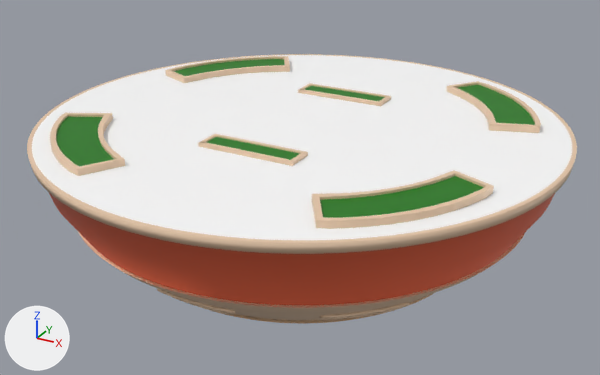
Renders of the Blender file Assets/kamilookout.blend from each side of a commit.
Rendered twice from a camera (50 mm lens) standing at (182.0, -333.0, 132.0) and looking at (-3.0, 3.0, -37.0). Every picture has the same lights, and +X, +Y and +Z are marked at lower left.
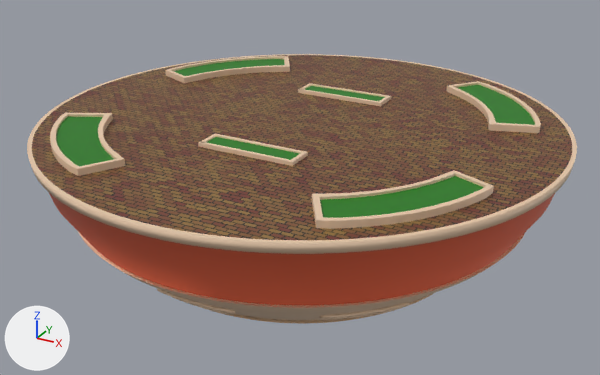
What differs and where, as boxes (x1, y1, x2, y2) in the pictures (600 x 375 px):
'Cylinder', surface changed (white to brown)
    both: (28, 54, 576, 244)

The change, as a list of edits to the scene's bpy script:
```text
Change mat_material_005:
    where n0 = _N.new('ShaderNodeBsdfPrincipled'); n0.name = 'Principled BSDF'
    remove n0.inputs[0].default_value = (1.0, 1.0, 1.0, 1.0)  # 'Base Color', white #ffffff
    add n2 = _N.new('ShaderNodeTexBrick'); n2.name = 'Brick Texture'
    add n2.inputs[1].default_value = (0.284, 0.167, 0.044, 1.0)  # 'Color1', brown #91723b
    add n2.inputs[2].default_value = (0.161, 0.0298, 0.0218, 1.0)  # 'Color2', dark red #703029
    add n2.inputs[5].default_value = 0.005  # 'Mortar Size'
    add n2.inputs[8].default_value = 0.1  # 'Brick Width'
    add n2.inputs[9].default_value = 0.05  # 'Row Height'
    add _L.new(n2.outputs[0], n0.inputs[0])  # 'Color' to 'Base Color'
```
